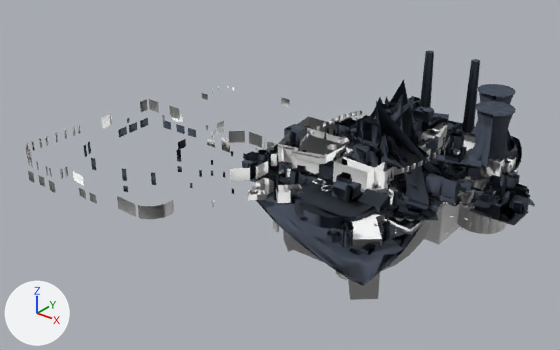
What one commit did to the glTF model models/fp_island2.glb.
Camera for both pictures: a camera (50 mm lens) standing at (566.0, -944.0, 516.0) and looking at (-119.0, -88.0, -15.0). Lighting does not change. The marker at lower left points along +X, +Y and +Z. The first picture is the older version. Vertices at exactly the same position are counted once.

Objects in the first picture: 'GC_Footprint_AJ_LongDist', 'GC_Footprint_AWT_LongDist', 'GC_Footprint_CC_LongDist', 'GC_Footprint_CF_LongDist', 'GC_Footprint_CG_LongDist', 'GC_Footprint_CJ_LongDist', 'GC_Footprint_DF_LongDist', 'GC_Footprint_LG_Reflections', 'GC_Footprint_STD_Reflection', 'GC_Footprint_VPOW_LongDist', 'GC_Footprint_VRS_LongDist', 'GC_Footprint_ZA_Reflection', 'GC_Footprint_ZD_Reflection' and 22 more.
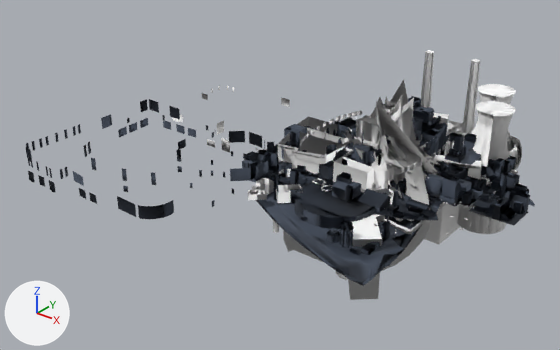
Boxes (x1, y1, x2, y2) around the edits, measured in the pictures (560 x 350 px):
'GC_Footprint_VPOW_LongDist', recoloured (lighter): (417, 50, 522, 186) in both
'GC_Footprint_CC_LongDist', recoloured (lighter): (356, 93, 441, 188) in both
'GC_Footprint_CG_LongDist', recoloured (lighter): (370, 80, 440, 211) in both
'GC_Footprint_CJ_LongDist', recoloured (darker): (422, 123, 516, 207) in both
'GC_Footprint_AWT_LongDist', recoloured (lighter): (353, 115, 381, 149) in both
part 1 of me_gc_footprint_zd_reflection, recoloured: (25, 99, 284, 219) in both

The change in detail:
me_gc_footprint_awt_longdist has 537 vertices, 823 faces and spans x -50.0..50.0, y -50.0..50.0, z -86.0..86.0.
me_gc_footprint_awt_longdist no longer uses material mat_dark (greyish blue #424b59).
me_gc_footprint_awt_longdist gains material mat_vegetation_d (white #ffffff).
me_gc_footprint_cc_longdist has 195 vertices, 106 faces and spans x -94.0..138.0, y -94.0..138.0, z -94.0..138.0.
me_gc_footprint_cc_longdist no longer uses material mat_dark_001 (greyish blue #424b59).
me_gc_footprint_cc_longdist gains material mat_gc_footprint_vd_items_d (white #ffffff).
me_gc_footprint_cg_longdist has 177 vertices, 94 faces and spans x -91.0..140.0, y -88.0..118.0, z -129.0..127.0.
me_gc_footprint_cg_longdist no longer uses material mat_dark_001 (greyish blue #424b59).
me_gc_footprint_cg_longdist gains material mat_gc_footprint_awt_2x (white #ffffff).
me_gc_footprint_cj_longdist has 1059 vertices, 1317 faces and spans x -57.0..171.0, y -57.0..135.0, z 0.0..47.0.
me_gc_footprint_cj_longdist no longer uses material mat_gc_longdist_island2_fp2_2x (white #ffffff).
me_gc_footprint_cj_longdist gains material mat_dark (greyish blue #424b59).
me_gc_footprint_vpow_longdist has 2163 vertices, 3296 faces and spans x -77.0..174.0, y 0.0..245.0, z -1.0..127.0.
me_gc_footprint_vpow_longdist no longer uses material mat_dark_001 (greyish blue #424b59).
me_gc_footprint_vpow_longdist gains material mat_gc_tallbuilding_d (white #ffffff).
me_gc_footprint_zd_reflection has 324 vertices, 271 faces and spans x -424.0..40.0, y -375.0..35.0, z -22.0..40.0.
me_gc_footprint_zd_reflection is used by ob_gc_footprint_zd_reflection; location (0.0, 0.0, 0.0).
me_gc_footprint_zd_reflection no longer uses material mat_gc_tallbuilding_d (white #ffffff).
me_gc_footprint_zd_reflection part 1: all 108 faces that had it switch from mat_gc_z1_props_rooftop_d (white #ffffff) to mat_dark (greyish blue #424b59).
